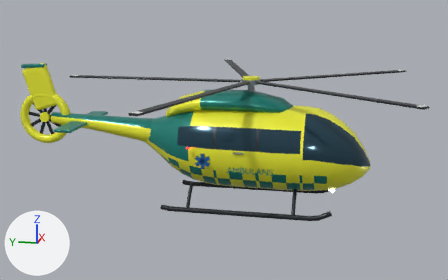
The glTF model vehicles/ambulance_helicopter.glb: old version first, new version second.
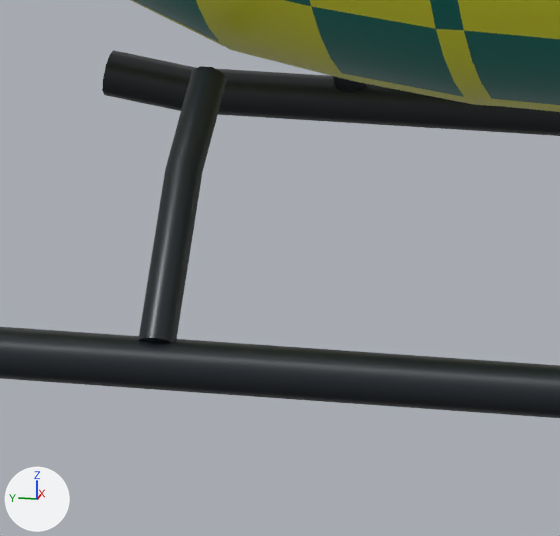
The first picture shows the older version from a 50 mm lens placed at (-15.69, -2.81, 5.61), pointed at (0.07, 0.35, 1.67). The close-ups show the older and then the newer version on the part from 38% to 51% of the width and 62% to 81% of the height of that picture. Only the edits that show in the close-ups are written down. Arrows for +X, +Y and +Z are at lower left; the lights stay in place. Where no turn or scale is listed for an object, it has been applied to the vertices.

Names of what the first close-up shows: 'Black tubular skid', 'Black tubular skid.001', 'Glazed ambulance fuselage', 'Skid cross braces.001' and 1 more.
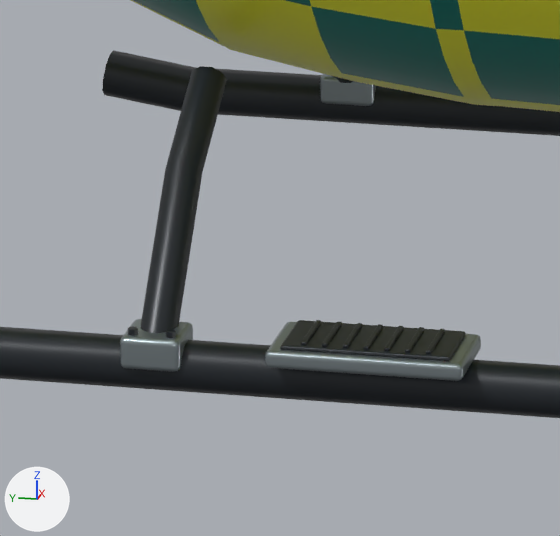
What differs and where, as boxes [x1, y1, x2, y2] in the close-ups (560 x 536 px):
'Skid step plate.001', added: after [265, 322, 481, 381]
'Skid step rubber insert.001', added: after [280, 320, 466, 361]
'Skid saddle clamp.001', added: after [120, 319, 193, 372]
'Skid saddle clamp.003', added: after [320, 74, 376, 106]
'Skid step grip rib.010', added: after [363, 324, 383, 350]
'Skid step grip rib.012', added: after [322, 322, 342, 347]
'Skid step grip rib.011', added: after [343, 323, 362, 348]
'Skid step grip rib.013', added: after [301, 320, 321, 345]
'Skid step grip rib.007', added: after [426, 329, 445, 354]
'Skid step grip rib.008', added: after [405, 327, 424, 352]
'Skid step grip rib.009', added: after [384, 326, 403, 351]
'Skid clamp bolt.003', added: after [128, 326, 138, 336]

Patch to the scene script:
```diff
--- a/vehicles/ambulance_helicopter.glb.py
+++ b/vehicles/ambulance_helicopter.glb.py
@@ ob_skid_step_rubber_insert_001 @@
+ob_skid_step_rubber_insert_001 = bpy.data.objects.new('Skid step rubber insert.001', me_cube_015)  # 96 vertices, 188 faces; spans x -0.096..0.096, y -0.212..0.212, z -0.006..0.006; in mat_composite_and_rubber (dark grey #262b30)
+ob_skid_step_rubber_insert_001.location = (-1.087, 0.52, 0.166)
@@ ob_skid_step_plate_001 @@
+ob_skid_step_plate_001 = bpy.data.objects.new('Skid step plate.001', me_cube_014)  # 96 vertices, 188 faces; spans x -0.118..0.118, y -0.248..0.248, z -0.022..0.022; in mat_rotor_metal (grey #939ea2)
+ob_skid_step_plate_001.location = (-1.087, 0.52, 0.139)
@@ ob_skid_step_grip_rib_013 @@
+ob_skid_step_grip_rib_013 = bpy.data.objects.new('Skid step grip rib.013', me_cube_022)  # 96 vertices, 188 faces; spans x -0.082..0.082, y -0.006..0.006, z -0.004..0.004; in mat_composite_and_rubber (dark grey #262b30)
+ob_skid_step_grip_rib_013.location = (-1.087, 0.676, 0.175)
@@ ob_skid_step_grip_rib_012 @@
+ob_skid_step_grip_rib_012 = bpy.data.objects.new('Skid step grip rib.012', me_cube_021)  # 96 vertices, 188 faces; spans x -0.082..0.082, y -0.006..0.006, z -0.004..0.004; in mat_composite_and_rubber (dark grey #262b30)
+ob_skid_step_grip_rib_012.location = (-1.087, 0.624, 0.175)
@@ ob_skid_step_grip_rib_011 @@
+ob_skid_step_grip_rib_011 = bpy.data.objects.new('Skid step grip rib.011', me_cube_022.copy())
+ob_skid_step_grip_rib_011.location = (-1.087, 0.572, 0.175)
@@ ob_skid_step_grip_rib_010 @@
+ob_skid_step_grip_rib_010 = bpy.data.objects.new('Skid step grip rib.010', me_cube_022.copy())
+ob_skid_step_grip_rib_010.location = (-1.087, 0.52, 0.175)
@@ ob_skid_step_grip_rib_009 @@
+ob_skid_step_grip_rib_009 = bpy.data.objects.new('Skid step grip rib.009', me_cube_018)  # 96 vertices, 188 faces; spans x -0.082..0.082, y -0.006..0.006, z -0.004..0.004; in mat_composite_and_rubber (dark grey #262b30)
+ob_skid_step_grip_rib_009.location = (-1.087, 0.468, 0.175)
@@ ob_skid_step_grip_rib_008 @@
+ob_skid_step_grip_rib_008 = bpy.data.objects.new('Skid step grip rib.008', me_cube_017)  # 96 vertices, 188 faces; spans x -0.082..0.082, y -0.006..0.006, z -0.004..0.004; in mat_composite_and_rubber (dark grey #262b30)
+ob_skid_step_grip_rib_008.location = (-1.087, 0.416, 0.175)
@@ ob_skid_step_grip_rib_007 @@
+ob_skid_step_grip_rib_007 = bpy.data.objects.new('Skid step grip rib.007', me_cube_022.copy())
+ob_skid_step_grip_rib_007.location = (-1.087, 0.364, 0.175)
@@ ob_skid_saddle_clamp_003 @@
+ob_skid_saddle_clamp_003 = bpy.data.objects.new('Skid saddle clamp.003', me_cube_029)  # 96 vertices, 188 faces; spans x -0.078..0.078, y -0.076..0.076, z -0.042..0.042; in mat_rotor_metal (grey #939ea2)
+ob_skid_saddle_clamp_003.location = (1.08, 1.07, 0.112)
@@ ob_skid_saddle_clamp_001 @@
+ob_skid_saddle_clamp_001 = bpy.data.objects.new('Skid saddle clamp.001', me_cube_004)  # 96 vertices, 188 faces; spans x -0.078..0.078, y -0.076..0.076, z -0.042..0.042; in mat_rotor_metal (grey #939ea2)
+ob_skid_saddle_clamp_001.location = (-1.08, 1.07, 0.112)
@@ ob_skid_clamp_bolt_003 @@
+ob_skid_clamp_bolt_003 = bpy.data.objects.new('Skid clamp bolt.003', me_cylinder_003_1)  # 84 vertices, 164 faces; spans x -0.0113..0.0113, y -0.0127..0.0127, z -0.0085..0.0085; in mat_composite_and_rubber (dark grey #262b30)
+ob_skid_clamp_bolt_003.location = (-1.125, 1.118, 0.161)
```
